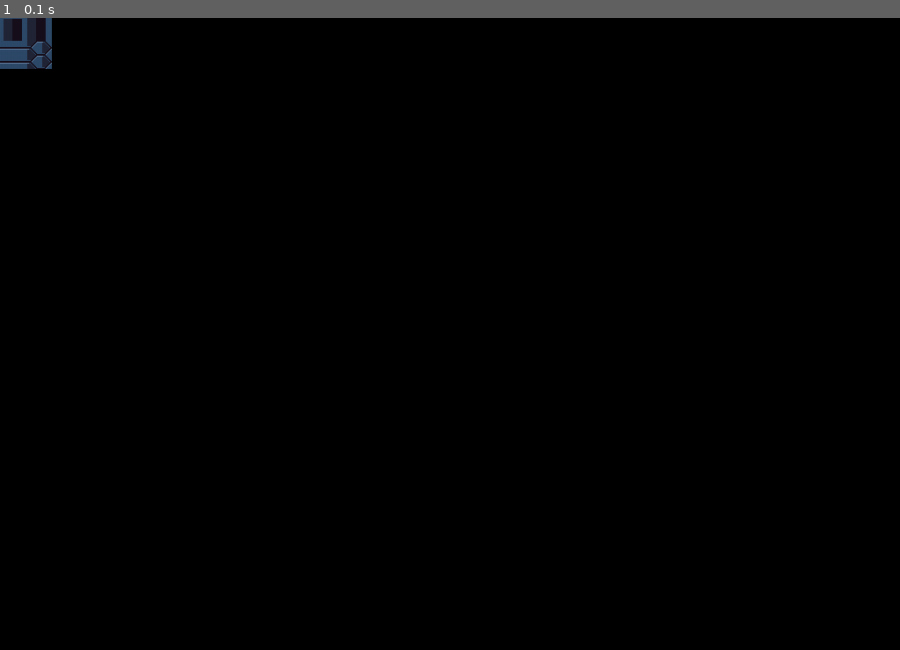
Above: before the commit, frame 1.
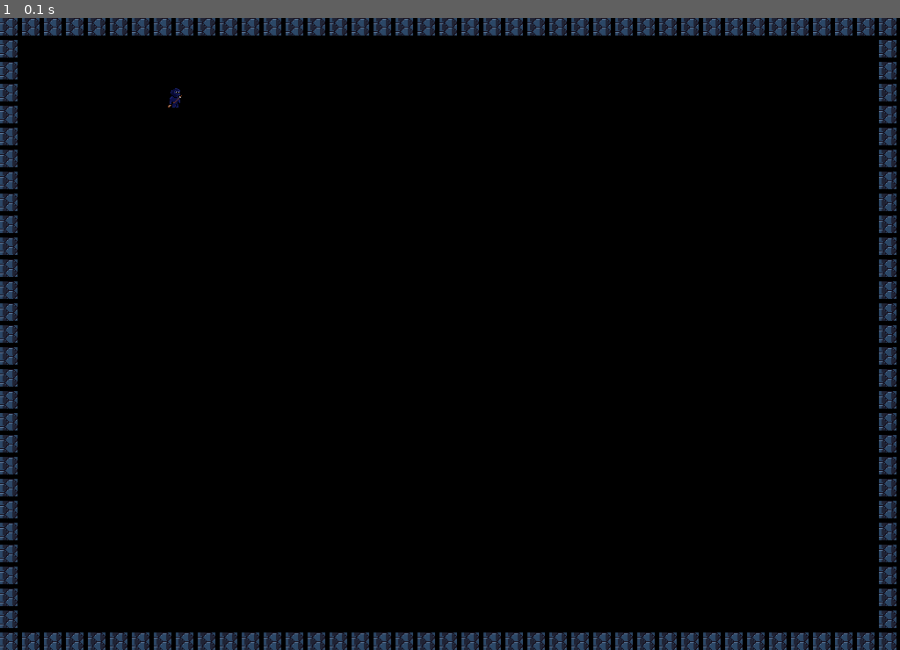
Above: after the commit, the same moment.

Repository: insper-classroom/devlife-23-1-projeto-pygame-gustavoc_sarti
Game: pygame game, started from main.py
The game is run twice, just before and just after one commit, with the same random seed, the same clock (stepped at 60 frames per second) and the same inputs.
Inputs:
- Up to frame 1 (0.1 s): no input

The runs differ from the first frame. In frame 1, 7.7% of the frame differs, in the area x 0-100%, y 0-100%.

Commit message:
paredes_desenhadas

Diff:
--- a/config.py
+++ b/config.py
@@ -3,32 +3,36 @@
 SCREEN_HEIGHT = 720
 SCREEN_WIDTH = 1024
 
+WALL_GAP = 25
+
 MAP = [
-    ['X','X','X','X','X','X','X','X','X','X','X','X','X','X','X','X','X','X','X','X','X','X','X','X','X','X','X','X'],
-    ['X',' ',' ',' ',' ',' ',' ',' ',' ',' ',' ',' ',' ',' ',' ',' ',' ',' ',' ',' ',' ',' ',' ',' ',' ',' ',' ','X'],
-    ['X',' ',' ',' ',' ',' ','p',' ',' ',' ',' ',' ',' ',' ',' ',' ',' ',' ',' ',' ',' ',' ',' ',' ',' ',' ',' ','X'],
-    ['X',' ',' ',' ',' ',' ',' ',' ',' ',' ',' ',' ',' ',' ',' ',' ',' ',' ',' ',' ',' ',' ',' ',' ',' ',' ',' ','X'],
-    ['X',' ',' ',' ',' ',' ',' ',' ',' ',' ',' ',' ',' ',' ',' ',' ',' ',' ',' ',' ',' ',' ',' ',' ',' ',' ',' ','X'],
-    ['X',' ',' ',' ',' ',' ',' ',' ',' ',' ',' ',' ',' ',' ',' ',' ',' ',' ',' ',' ',' ',' ',' ',' ',' ',' ',' ','X'],
-    ['X',' ',' ',' ',' ',' ',' ',' ',' ',' ',' ',' ',' ',' ',' ',' ',' ',' ',' ',' ',' ',' ',' ',' ',' ',' ',' ','X'],
-    ['X',' ',' ',' ',' ',' ',' ',' ',' ',' ',' ',' ',' ',' ',' ',' ',' ',' ',' ',' ',' ',' ',' ',' ',' ',' ',' ','X'],
-    ['X',' ',' ',' ',' ',' ',' ',' ',' ',' ',' ',' ',' ',' ',' ',' ',' ',' ',' ',' ',' ',' ',' ',' ',' ',' ',' ','X'],
-    ['X',' ',' ',' ',' ',' ',' ',' ',' ',' ',' ',' ',' ',' ',' ',' ',' ',' ',' ',' ',' ',' ',' ',' ',' ',' ',' ','X'],
-    ['X',' ',' ',' ',' ',' ',' ',' ',' ',' ',' ',' ',' ',' ',' ',' ',' ',' ',' ',' ',' ',' ',' ',' ',' ',' ',' ','X'],
-    ['X',' ',' ',' ',' ',' ',' ',' ',' ',' ',' ',' ',' ',' ',' ',' ',' ',' ',' ',' ',' ',' ',' ',' ',' ',' ',' ','X'],
-    ['X',' ',' ',' ',' ',' ',' ',' ',' ',' ',' ',' ',' ',' ',' ',' ',' ',' ',' ',' ',' ',' ',' ',' ',' ',' ',' ','X'],
-    ['X',' ',' ',' ',' ',' ',' ',' ',' ',' ',' ',' ',' ',' ',' ',' ',' ',' ',' ',' ',' ',' ',' ',' ',' ',' ',' ','X'],
-    ['X',' ',' ',' ',' ',' ',' ',' ',' ',' ',' ',' ',' ',' ',' ',' ',' ',' ',' ',' ',' ',' ',' ',' ',' ',' ',' ','X'],
-    ['X',' ',' ',' ',' ',' ',' ',' ',' ',' ',' ',' ',' ',' ',' ',' ',' ',' ',' ',' ',' ',' ',' ',' ',' ',' ',' ','X'],
-    ['X',' ',' ',' ',' ',' ',' ',' ',' ',' ',' ',' ',' ',' ',' ',' ',' ',' ',' ',' ',' ',' ',' ',' ',' ',' ',' ','X'],
-    ['X',' ',' ',' ',' ',' ',' ',' ',' ',' ',' ',' ',' ',' ',' ',' ',' ',' ',' ',' ',' ',' ',' ',' ',' ',' ',' ','X'],
-    ['X',' ',' ',' ',' ',' ',' ',' ',' ',' ',' ',' ',' ',' ',' ',' ',' ',' ',' ',' ',' ',' ',' ',' ',' ',' ',' ','X'],
-    ['X',' ',' ',' ',' ',' ',' ',' ',' ',' ',' ',' ',' ',' ',' ',' ',' ',' ',' ',' ',' ',' ',' ',' ',' ',' ',' ','X'],
-    ['X',' ',' ',' ',' ',' ',' ',' ',' ',' ',' ',' ',' ',' ',' ',' ',' ',' ',' ',' ',' ',' ',' ',' ',' ',' ',' ','X'],
-    ['X',' ',' ',' ',' ',' ',' ',' ',' ',' ',' ',' ',' ',' ',' ',' ',' ',' ',' ',' ',' ',' ',' ',' ',' ',' ',' ','X'],
-    ['X',' ',' ',' ',' ',' ',' ',' ',' ',' ',' ',' ',' ',' ',' ',' ',' ',' ',' ',' ',' ',' ',' ',' ',' ',' ',' ','X'],
-    ['X',' ',' ',' ',' ',' ',' ',' ',' ',' ',' ',' ',' ',' ',' ',' ',' ',' ',' ',' ',' ',' ',' ',' ',' ',' ',' ','X'],
-    ['X',' ',' ',' ',' ',' ',' ',' ',' ',' ',' ',' ',' ',' ',' ',' ',' ',' ',' ',' ',' ',' ',' ',' ',' ',' ',' ','X'],
-    ['X',' ',' ',' ',' ',' ',' ',' ',' ',' ',' ',' ',' ',' ',' ',' ',' ',' ',' ',' ',' ',' ',' ',' ',' ',' ',' ','X'],
-    ['X','X','X','X','X','X','X','X','X','X','X','X','X','X','X','X','X','X','X','X','X','X','X','X','X','X','X','X']
+    ['X','X','X','X','X','X','X','X','X','X','X','X','X','X','X','X','X','X','X','X','X','X','X','X','X','X','X','X','X','X','X','X','X','X','X','X','X','X','X','X','X'],
+    ['X',' ',' ',' ',' ',' ',' ',' ',' ',' ',' ',' ',' ',' ',' ',' ',' ',' ',' ',' ',' ',' ',' ',' ',' ',' ',' ',' ',' ',' ',' ',' ',' ',' ',' ',' ',' ',' ',' ',' ','X'],
+    ['X',' ',' ',' ',' ',' ','p',' ',' ',' ',' ',' ',' ',' ',' ',' ',' ',' ',' ',' ',' ',' ',' ',' ',' ',' ',' ',' ',' ',' ',' ',' ',' ',' ',' ',' ',' ',' ',' ',' ','X'],
+    ['X',' ',' ',' ',' ',' ',' ',' ',' ',' ',' ',' ',' ',' ',' ',' ',' ',' ',' ',' ',' ',' ',' ',' ',' ',' ',' ',' ',' ',' ',' ',' ',' ',' ',' ',' ',' ',' ',' ',' ','X'],
+    ['X',' ',' ',' ',' ',' ',' ',' ',' ',' ',' ',' ',' ',' ',' ',' ',' ',' ',' ',' ',' ',' ',' ',' ',' ',' ',' ',' ',' ',' ',' ',' ',' ',' ',' ',' ',' ',' ',' ',' ','X'],
+    ['X',' ',' ',' ',' ',' ',' ',' ',' ',' ',' ',' ',' ',' ',' ',' ',' ',' ',' ',' ',' ',' ',' ',' ',' ',' ',' ',' ',' ',' ',' ',' ',' ',' ',' ',' ',' ',' ',' ',' ','X'],
+    ['X',' ',' ',' ',' ',' ',' ',' ',' ',' ',' ',' ',' ',' ',' ',' ',' ',' ',' ',' ',' ',' ',' ',' ',' ',' ',' ',' ',' ',' ',' ',' ',' ',' ',' ',' ',' ',' ',' ',' ','X'],
+    ['X',' ',' ',' ',' ',' ',' ',' ',' ',' ',' ',' ',' ',' ',' ',' ',' ',' ',' ',' ',' ',' ',' ',' ',' ',' ',' ',' ',' ',' ',' ',' ',' ',' ',' ',' ',' ',' ',' ',' ','X'],
+    ['X',' ',' ',' ',' ',' ',' ',' ',' ',' ',' ',' ',' ',' ',' ',' ',' ',' ',' ',' ',' ',' ',' ',' ',' ',' ',' ',' ',' ',' ',' ',' ',' ',' ',' ',' ',' ',' ',' ',' ','X'],
+    ['X',' ',' ',' ',' ',' ',' ',' ',' ',' ',' ',' ',' ',' ',' ',' ',' ',' ',' ',' ',' ',' ',' ',' ',' ',' ',' ',' ',' ',' ',' ',' ',' ',' ',' ',' ',' ',' ',' ',' ','X'],
+    ['X',' ',' ',' ',' ',' ',' ',' ',' ',' ',' ',' ',' ',' ',' ',' ',' ',' ',' ',' ',' ',' ',' ',' ',' ',' ',' ',' ',' ',' ',' ',' ',' ',' ',' ',' ',' ',' ',' ',' ','X'],
+    ['X',' ',' ',' ',' ',' ',' ',' ',' ',' ',' ',' ',' ',' ',' ',' ',' ',' ',' ',' ',' ',' ',' ',' ',' ',' ',' ',' ',' ',' ',' ',' ',' ',' ',' ',' ',' ',' ',' ',' ','X'],
+    ['X',' ',' ',' ',' ',' ',' ',' ',' ',' ',' ',' ',' ',' ',' ',' ',' ',' ',' ',' ',' ',' ',' ',' ',' ',' ',' ',' ',' ',' ',' ',' ',' ',' ',' ',' ',' ',' ',' ',' ','X'],
+    ['X',' ',' ',' ',' ',' ',' ',' ',' ',' ',' ',' ',' ',' ',' ',' ',' ',' ',' ',' ',' ',' ',' ',' ',' ',' ',' ',' ',' ',' ',' ',' ',' ',' ',' ',' ',' ',' ',' ',' ','X'],
+    ['X',' ',' ',' ',' ',' ',' ',' ',' ',' ',' ',' ',' ',' ',' ',' ',' ',' ',' ',' ',' ',' ',' ',' ',' ',' ',' ',' ',' ',' ',' ',' ',' ',' ',' ',' ',' ',' ',' ',' ','X'],
+    ['X',' ',' ',' ',' ',' ',' ',' ',' ',' ',' ',' ',' ',' ',' ',' ',' ',' ',' ',' ',' ',' ',' ',' ',' ',' ',' ',' ',' ',' ',' ',' ',' ',' ',' ',' ',' ',' ',' ',' ','X'],
+    ['X',' ',' ',' ',' ',' ',' ',' ',' ',' ',' ',' ',' ',' ',' ',' ',' ',' ',' ',' ',' ',' ',' ',' ',' ',' ',' ',' ',' ',' ',' ',' ',' ',' ',' ',' ',' ',' ',' ',' ','X'],
+    ['X',' ',' ',' ',' ',' ',' ',' ',' ',' ',' ',' ',' ',' ',' ',' ',' ',' ',' ',' ',' ',' ',' ',' ',' ',' ',' ',' ',' ',' ',' ',' ',' ',' ',' ',' ',' ',' ',' ',' ','X'],
+    ['X',' ',' ',' ',' ',' ',' ',' ',' ',' ',' ',' ',' ',' ',' ',' ',' ',' ',' ',' ',' ',' ',' ',' ',' ',' ',' ',' ',' ',' ',' ',' ',' ',' ',' ',' ',' ',' ',' ',' ','X'],
+    ['X',' ',' ',' ',' ',' ',' ',' ',' ',' ',' ',' ',' ',' ',' ',' ',' ',' ',' ',' ',' ',' ',' ',' ',' ',' ',' ',' ',' ',' ',' ',' ',' ',' ',' ',' ',' ',' ',' ',' ','X'],
+    ['X',' ',' ',' ',' ',' ',' ',' ',' ',' ',' ',' ',' ',' ',' ',' ',' ',' ',' ',' ',' ',' ',' ',' ',' ',' ',' ',' ',' ',' ',' ',' ',' ',' ',' ',' ',' ',' ',' ',' ','X'],
+    ['X',' ',' ',' ',' ',' ',' ',' ',' ',' ',' ',' ',' ',' ',' ',' ',' ',' ',' ',' ',' ',' ',' ',' ',' ',' ',' ',' ',' ',' ',' ',' ',' ',' ',' ',' ',' ',' ',' ',' ','X'],
+    ['X',' ',' ',' ',' ',' ',' ',' ',' ',' ',' ',' ',' ',' ',' ',' ',' ',' ',' ',' ',' ',' ',' ',' ',' ',' ',' ',' ',' ',' ',' ',' ',' ',' ',' ',' ',' ',' ',' ',' ','X'],
+    ['X',' ',' ',' ',' ',' ',' ',' ',' ',' ',' ',' ',' ',' ',' ',' ',' ',' ',' ',' ',' ',' ',' ',' ',' ',' ',' ',' ',' ',' ',' ',' ',' ',' ',' ',' ',' ',' ',' ',' ','X'],
+    ['X',' ',' ',' ',' ',' ',' ',' ',' ',' ',' ',' ',' ',' ',' ',' ',' ',' ',' ',' ',' ',' ',' ',' ',' ',' ',' ',' ',' ',' ',' ',' ',' ',' ',' ',' ',' ',' ',' ',' ','X'],
+    ['X',' ',' ',' ',' ',' ',' ',' ',' ',' ',' ',' ',' ',' ',' ',' ',' ',' ',' ',' ',' ',' ',' ',' ',' ',' ',' ',' ',' ',' ',' ',' ',' ',' ',' ',' ',' ',' ',' ',' ','X'],
+    ['X',' ',' ',' ',' ',' ',' ',' ',' ',' ',' ',' ',' ',' ',' ',' ',' ',' ',' ',' ',' ',' ',' ',' ',' ',' ',' ',' ',' ',' ',' ',' ',' ',' ',' ',' ',' ',' ',' ',' ','X'],
+    ['X',' ',' ',' ',' ',' ',' ',' ',' ',' ',' ',' ',' ',' ',' ',' ',' ',' ',' ',' ',' ',' ',' ',' ',' ',' ',' ',' ',' ',' ',' ',' ',' ',' ',' ',' ',' ',' ',' ',' ','X'],
+    ['X','X','X','X','X','X','X','X','X','X','X','X','X','X','X','X','X','X','X','X','X','X','X','X','X','X','X','X','X','X','X','X','X','X','X','X','X','X','X','X','X']
 ]
--- a/game.py
+++ b/game.py
@@ -24,17 +24,16 @@
     def mapa(self):
         for line_index, line in enumerate(MAP):
             for column_index, column in enumerate(line):
+                x = column_index * WALL_GAP
+                y = line_index  * WALL_GAP
                 if column == 'X':
-                    Wall((column_index, line_index), self.sprites)
+                    Wall((x, y), self.sprites)
                 if column == 'p':
-                    self.player = Player((column_index, line_index), self.sprites)
+                    self.player = Player((x, y), self.sprites)
 
     def desenha(self):
-        # self.window.fill((0, 0, 0))
-
         self.sprites.draw(self.window)
         pygame.display.update()
-        # self.player.draw()
 
 
     def start(self):
--- a/sprites/player.py
+++ b/sprites/player.py
@@ -6,7 +6,7 @@
 
         super().__init__(group)
         player = pyg.image.load('assets/images/players/player_01-pre_dash.png')
-        self.image = pyg.transform.scale(player, (50, 50))
+        self.image = pyg.transform.scale(player, (100, 100))
         self.rect = self.image.get_rect(topleft = position) #posicao sera igual ao ponto de origem do retangulo
 
         self.direction = pyg.math.Vector2(0, 0)
--- a/sprites/wall.py
+++ b/sprites/wall.py
@@ -5,4 +5,5 @@
 
         super().__init__(group)
         self.image = pygame.image.load('assets/images/hexagon.png')
+        self.image = pygame.transform.scale(self.image, (20, 20))
         self.rect = self.image.get_rect(topleft=position)
